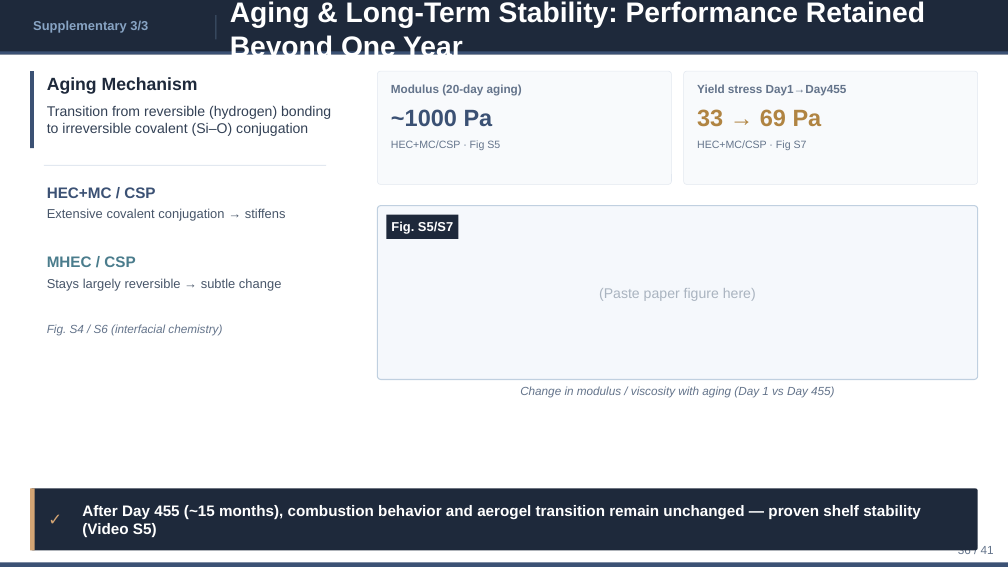
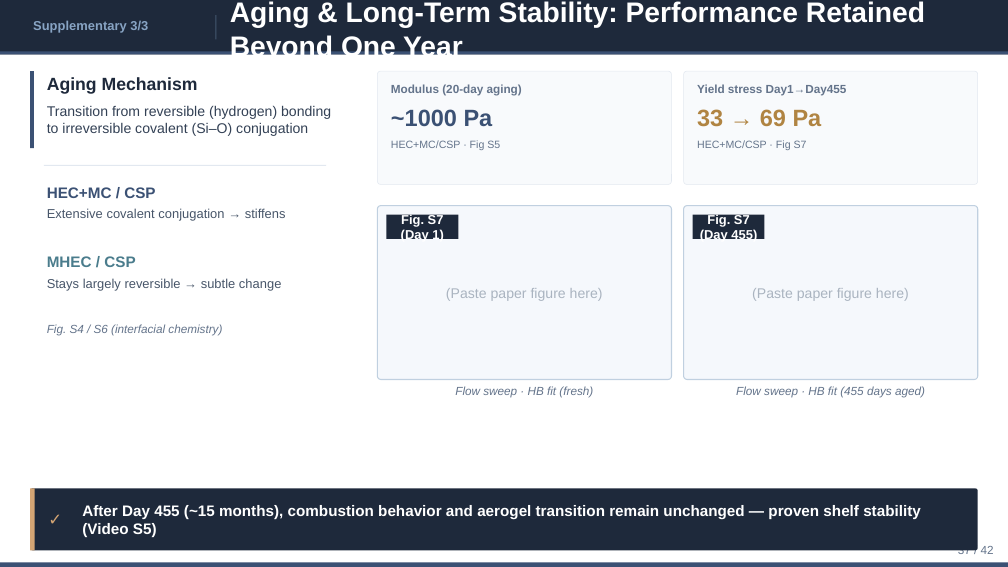
Before and after one commit to ytaisei0525-design/my-first-claude, a slide deck: slide 37 of slides_en.pptx (slide 36 before the commit). Drawn at 1008x567 pixels with LibreOffice and Linux fonts; fonts in the diff are those of the drawing. Boxes give left, top, right and bottom in pixels: in the first picture for what was removed or moved away, otherwise in the second. Text is boxed around its words. In the diff, an @@ line names an element or a change of style, - is before the commit and + after.

```diff
--- a/slides_en.pptx
+++ b/slides_en.pptx
@@ text "(Paste paper figure here)" moved from (x1=599, y1=288, x2=756, y2=301) to (x1=446, y1=288, x2=603, y2=301) @@
@@ rounded rectangle resized from (x1=377, y1=206, x2=978, y2=380) to (x1=377, y1=206, x2=671, y2=380) @@
@@ rounded rectangle added at (x1=684, y1=206, x2=978, y2=380), fill #F5F8FC, outline #C0D0E0 1 pt @@
@@ text at (x1=401, y1=214, x2=444, y2=242): text changed @@
-Fig. S5/S7
+Fig. S7 (Day 1)
@@ rectangle added at (x1=693, y1=215, x2=765, y2=239), fill #1E293B @@
@@ text added at (x1=700, y1=214, x2=757, y2=242), 12.3 pt, text #FFFFFF, bold @@
+Fig. S7 (Day 455)
@@ text added at (x1=752, y1=288, x2=909, y2=301), 13.4 pt, text #AAB4C0 @@
+(Paste paper figure here)
@@ text at (x1=455, y1=386, x2=593, y2=398): text changed @@
-Change in modulus / viscosity with aging (Day 1 vs Day 455)
+Flow sweep · HB fit (fresh)
@@ text added at (x1=736, y1=386, x2=925, y2=398), 11.2 pt, text #64748B, italic @@
+Flow sweep · HB fit (455 days aged)
@@ text at (x1=958, y1=545, x2=994, y2=557): text changed @@
-36 / 41
+37 / 42
```
Also in this commit, not shown: 40 other slides changed, 1 slide added, 4 other files.
